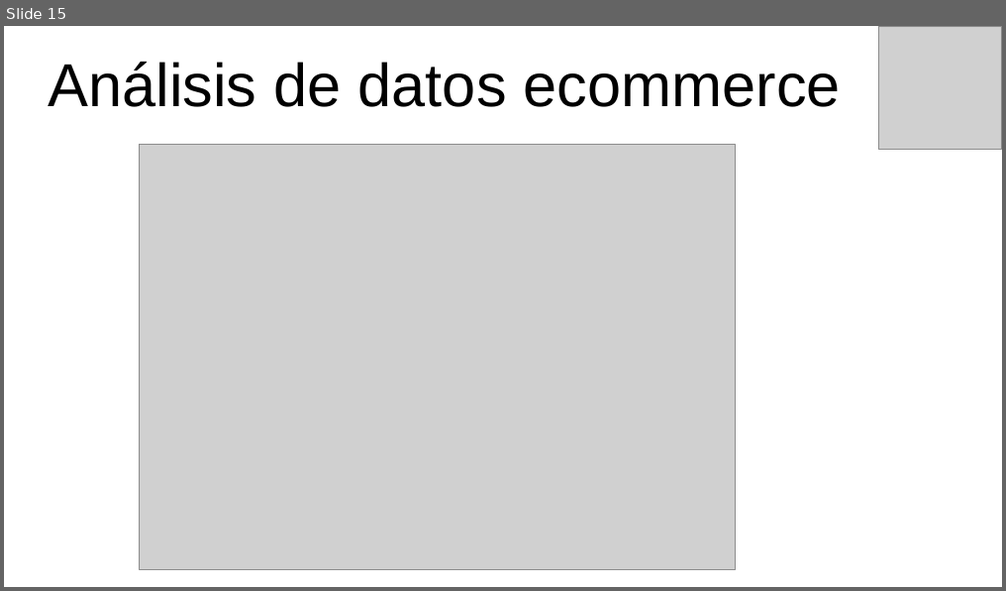
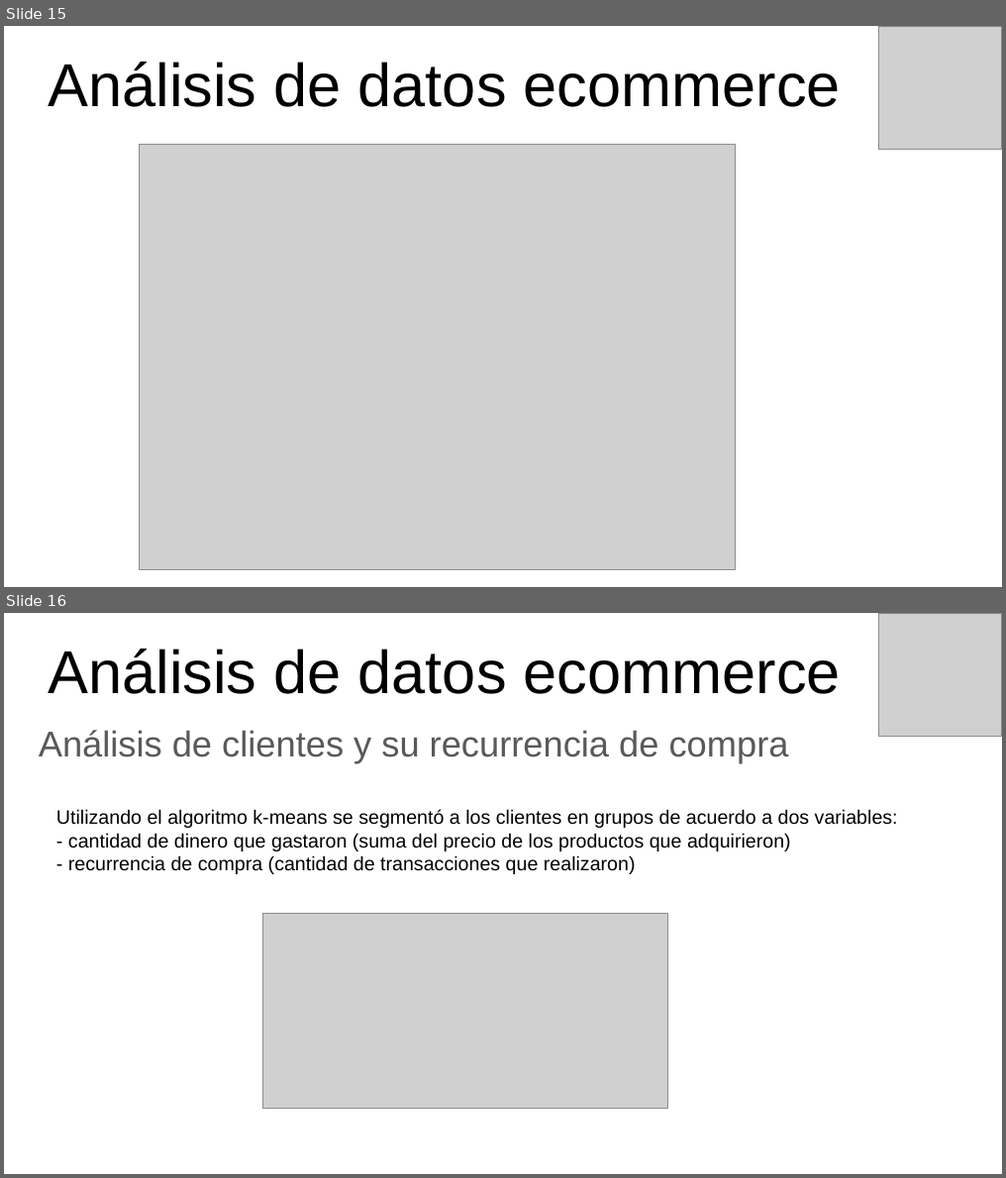
Before and after one commit to eliasguillermo/ds-ecommerce, a slide deck: PROYECTO FINAL - PRESENTANCION GERENCIAL.pptx. Shown one above the other, each under a label of ours: slide 15 before the commit, slides 15 and 16 after it. The pictures are 1006x591 and 1006x1178 pixels, drawn with LibreOffice and Linux fonts; fonts in the diff are those of the drawing; grey boxes stand for pictures. Boxes give left, top, right and bottom in pixels: in the first picture for what was removed or moved away, otherwise in the second. Text is boxed around its words. In the diff, an @@ line names an element or a change of style, - is before the commit and + after.

```diff
--- a/PROYECTO FINAL - PRESENTANCION GERENCIAL.pptx
+++ b/PROYECTO FINAL - PRESENTANCION GERENCIAL.pptx
@@ slide 16 added at <box>4,613,1002,1174</box>, background #FFFFFF @@
@@ picture added at <box>878,613,1002,737</box> @@
@@ title added at <box>48,649,841,694</box>, 43.8 pt, text #000000 @@
+Análisis de datos ecommerce
@@ subtitle added at <box>39,730,789,762</box>, 25.9 pt, text #595959 @@
+Análisis de clientes y su recurrencia de compra
@@ text added at <box>56,809,898,874</box>, 14 pt, text #000000 @@
+Utilizando el algoritmo k-means se segmentó a los clientes en grupos de acuerdo a dos variables:
+- cantidad de dinero que gastaron (suma del precio de los productos que adquirieron)
+- recurrencia de compra (cantidad de transacciones que realizaron)
@@ picture added at <box>262,913,667,1108</box> @@
```
Also in this commit, not shown: 4 slides changed, 1 other file.
